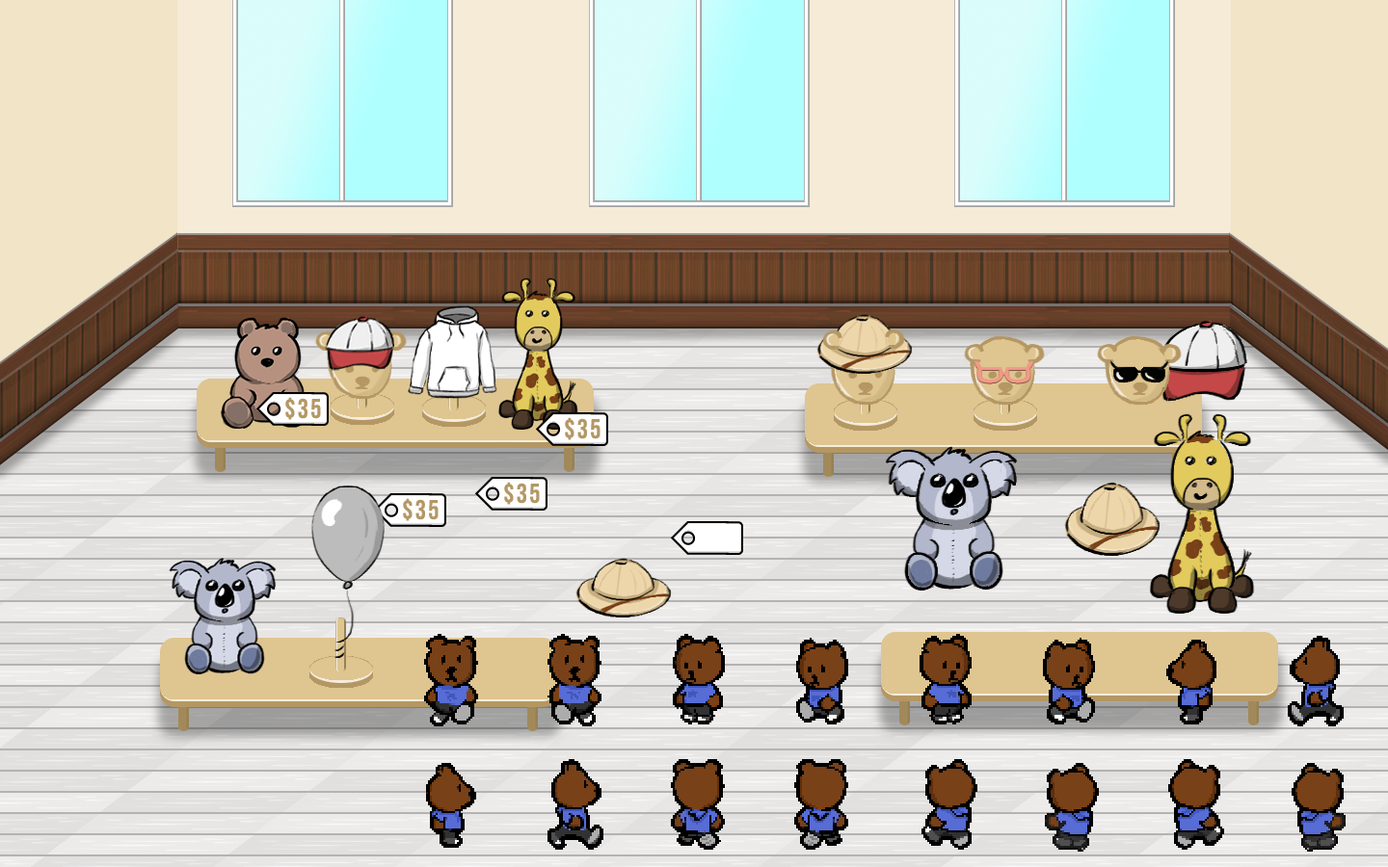
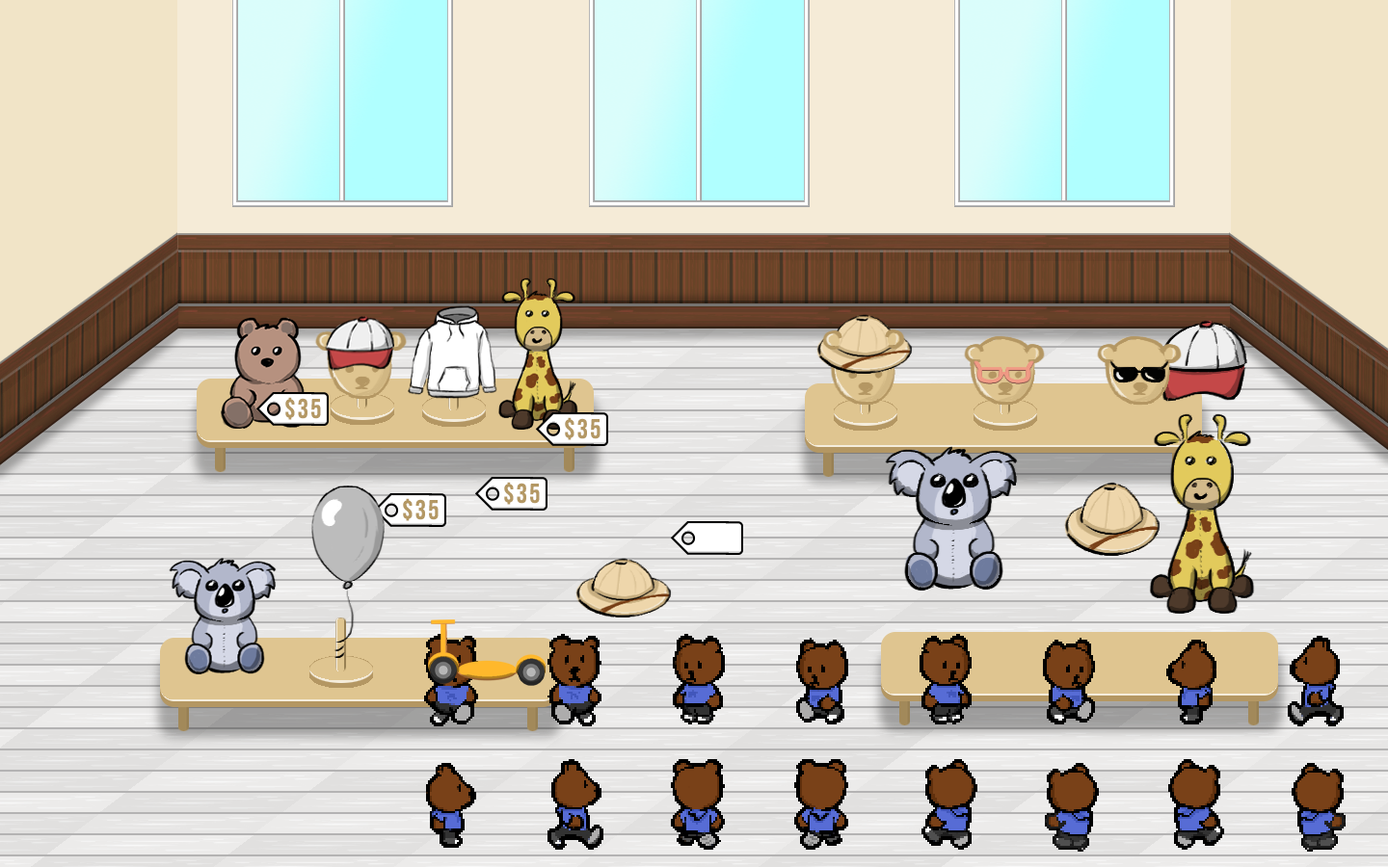
Two versions of the same layered image (1388 × 867). Layer-by-layer changes:
added layer "Layer 12" above "Balloon" over (427, 619, 546, 687)
